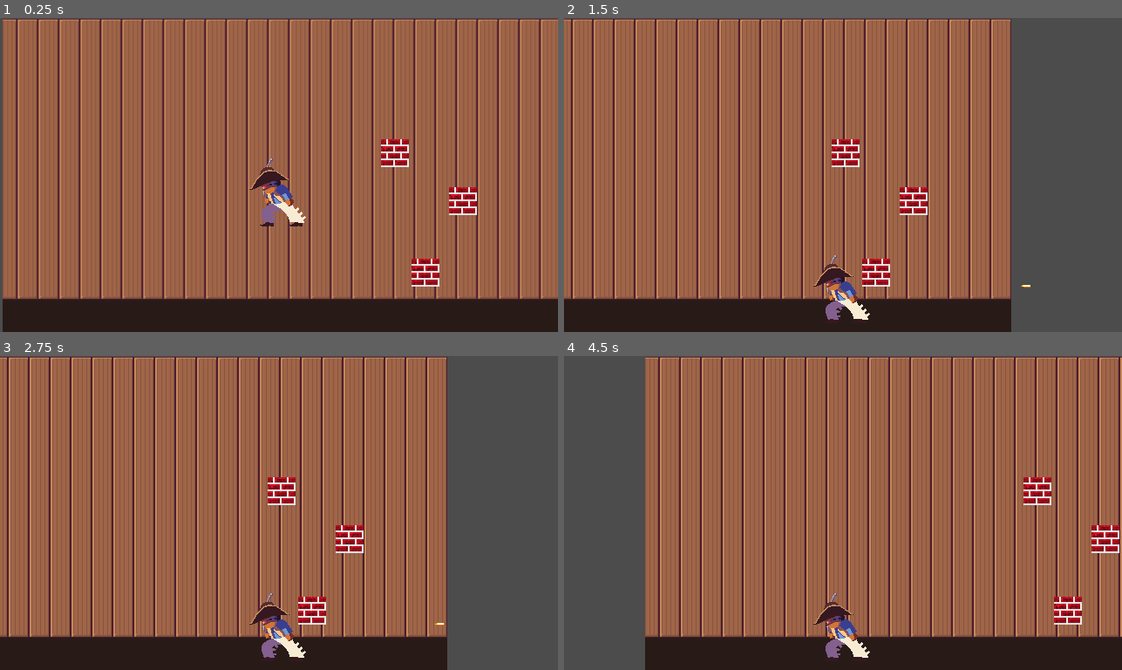
Above: before the commit, frames 1-4 (two rows, left to right).
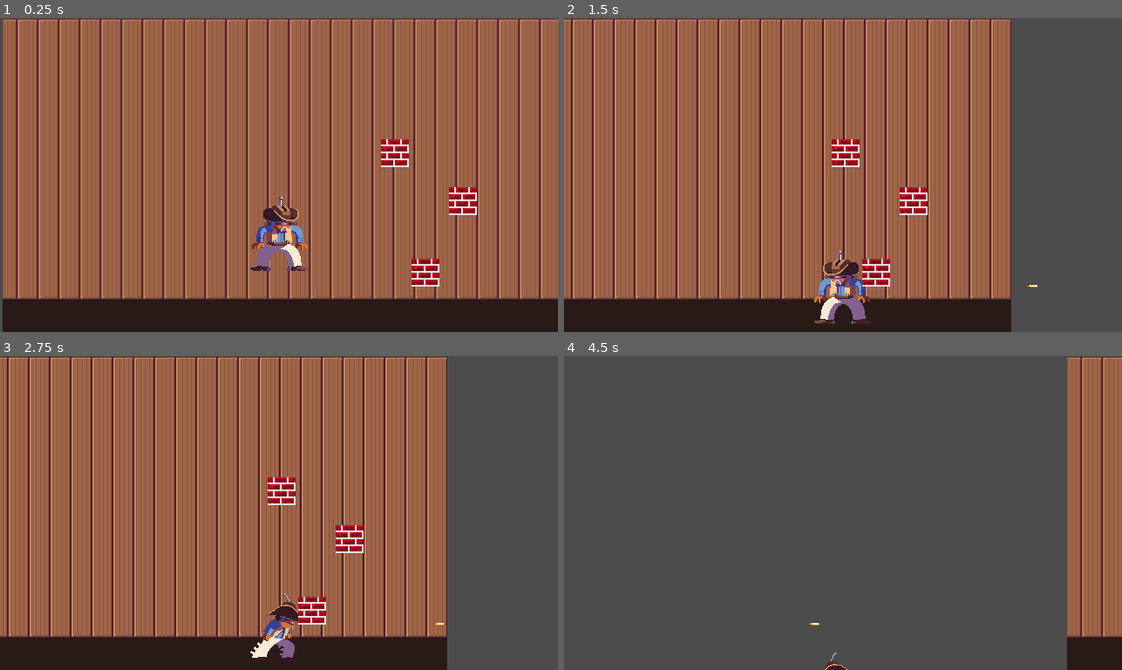
Above: after the commit, the same moments.

Repository: ttalexander2/Galactic-Hoedown-Showdown
Game: Godot game, scene res://Main.tscn
Same seed, same stepped clock (60 frames per second), same inputs: the game is played once before the commit and once after it.
Inputs:
- Up to frame 1 (0.25 s): no input
- Up to frame 2 (1.5 s): hold Right (ui_right) 0.53-1.28 s; hold Down (ui_down) from 1.28 s (still down)
- Up to frame 3 (2.75 s): release Down (ui_down) at 2.03 s; hold Right (ui_right) from 2.03 s (still down)
- Up to frame 4 (4.5 s): release Right (ui_right) at 2.78 s; hold Space (ui_up) 2.78-3.53 s; hold Left (ui_left) from 3.53 s (still down)

The runs differ from the first frame. In frame 1, 1.9% of the frame differs, in the area x 44-56%, y 44-81%; in frame 2, 1.2%; in frame 3, 1.0%; in frame 4, 78%, in the area x 14-100%, y 0-100%.

Commit message:
Fixed player left/right walk animations.

Diff:
--- a/Player.gd
+++ b/Player.gd
@@ -20,6 +20,7 @@
 onready var animationTree = $AnimationTree
 onready var animationState = animationTree.get("parameters/playback")
 export (PackedScene) var bullet
+var flag = false
 
 # Declare member variables here. Examples:
 # var a = 2
@@ -38,10 +39,16 @@
 func _ready():
 
 	time_begin = OS.get_ticks_usec();
-
 	animationTree.active = true
 
-
+func _physics_process(delta):
+	match state:
+		MOVE:
+			move_state(delta)
+		ROLL:
+			pass
+		ATTACK:
+			attack_state(delta)
 
 # Called every frame. 'delta' is the elapsed time since the previous frame.
 #func _process(delta):
@@ -66,7 +73,7 @@
 
 
 func shoot():
-	print(BPM)
+	#print(BPM)
 	var shot = bullet.instance()
 	shot.set_direction(direction)
 	get_node("/root/Main").add_child(shot)
@@ -86,7 +93,12 @@
 		#animationTree.set("parameters/Attack/blend_position", input_vector)
 		animationState.travel("Move")
 		velocity = velocity.move_toward(input_vector * MAX_SPEED, ACCELERATION * delta)
+
+		if direction - input_vector.x != 0:
+			#print(direction - input_vector.x)
+			$Sprite.set_flip_h(!$Sprite.flip_h)
 		direction = input_vector.x
+
 	else:
 		animationState.travel("Idle")
 		velocity = velocity.move_toward(Vector2.ZERO, FRICTION * delta)
@@ -102,6 +114,7 @@
 		#state = ATTACK
 		pass
 
+
 func attack_state(delta):
 	velocity = Vector2.ZERO
 	animationState.travel("Attack")
--- a/Player.tscn
+++ b/Player.tscn
@@ -16,7 +16,6 @@
 [sub_resource type="Animation" id=4]
 resource_name = "Idle_Right"
 length = 0.8
-loop = true
 tracks/0/type = "value"
 tracks/0/path = NodePath("Sprite:frame")
 tracks/0/interp = 1
@@ -67,6 +66,20 @@
 
 [sub_resource type="Animation" id=8]
 resource_name = "Run_Right"
+length = 0.6
+loop = true
+tracks/0/type = "value"
+tracks/0/path = NodePath("Sprite:frame")
+tracks/0/interp = 1
+tracks/0/loop_wrap = true
+tracks/0/imported = false
+tracks/0/enabled = true
+tracks/0/keys = {
+"times": PoolRealArray( 0, 0.1, 0.2, 0.3, 0.4, 0.5 ),
+"transitions": PoolRealArray( 1, 1, 1, 1, 1, 1 ),
+"update": 1,
+"values": [ 0, 1, 2, 4, 5, 6 ]
+}
 
 [sub_resource type="AnimationNodeAnimation" id=9]
 animation = "Idle_Left"
@@ -114,6 +127,7 @@
 states/Move/node = SubResource( 16 )
 states/Move/position = Vector2( -443.396, -19.6492 )
 transitions = [ "Idle", "Move", SubResource( 17 ), "Move", "Idle", SubResource( 18 ) ]
+start_node = "Idle"
 graph_offset = Vector2( -881.396, -78.6492 )
 
 [sub_resource type="AnimationNodeStateMachinePlayback" id=20]
